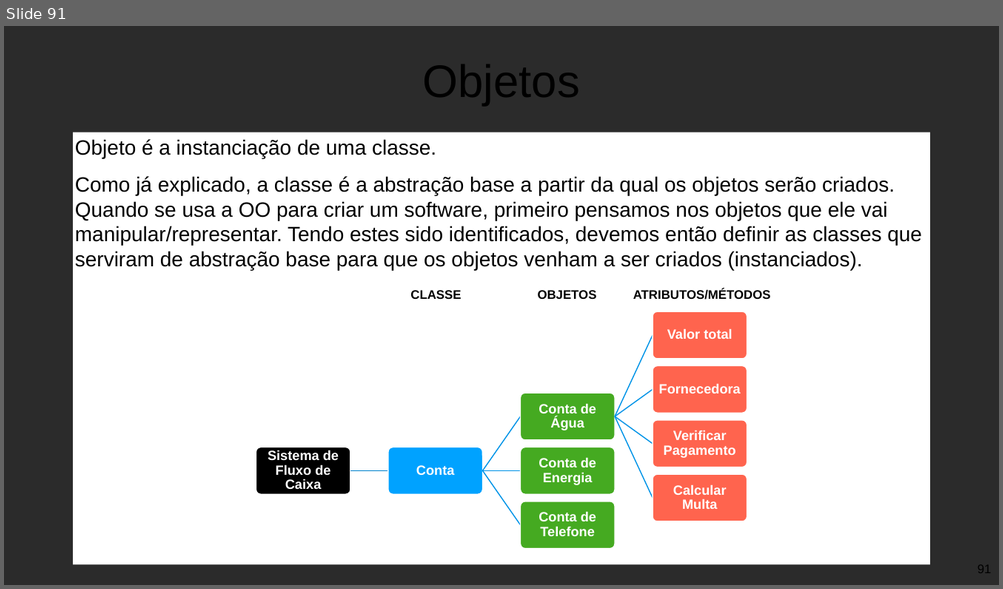
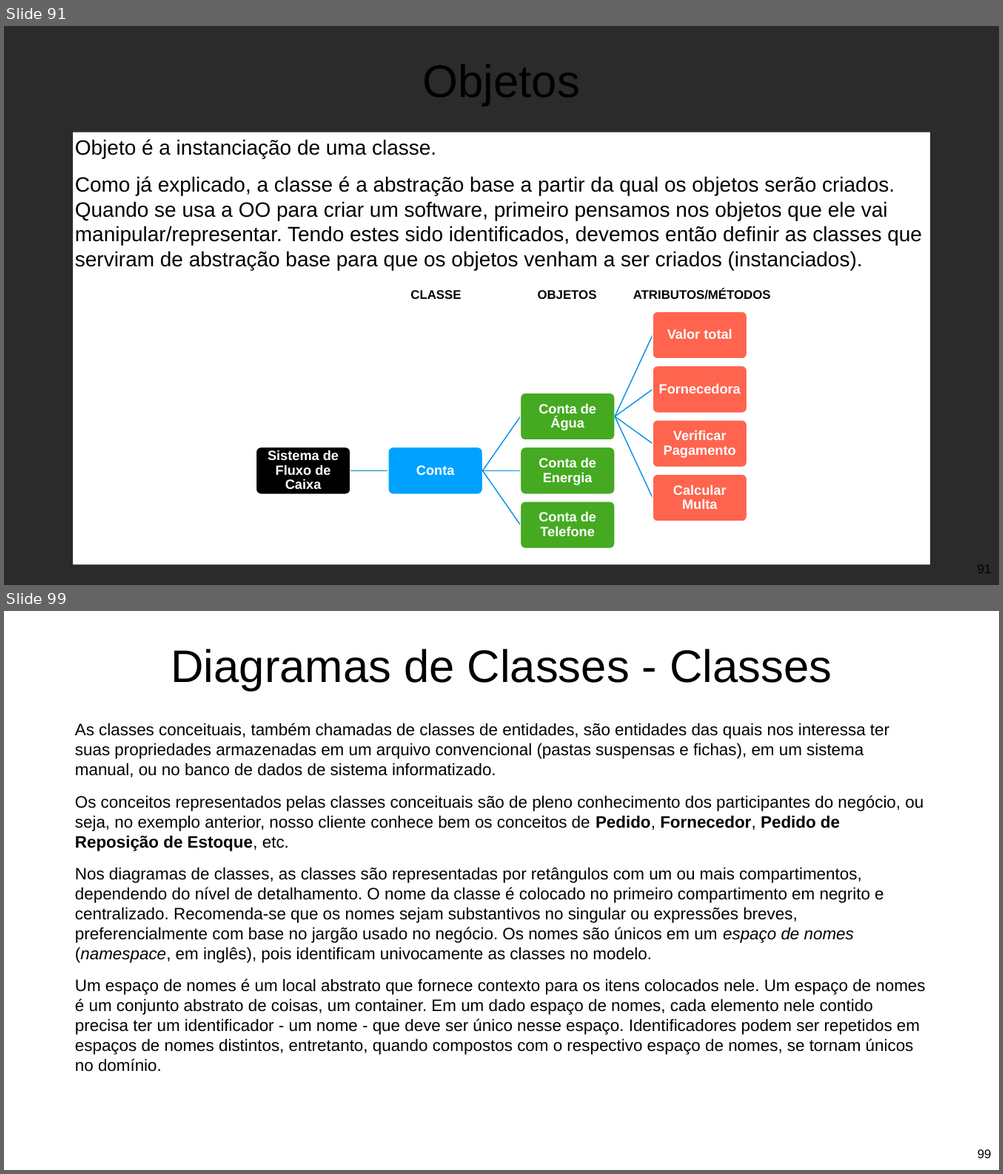
Before and after one commit to Pedrorocha13/2021.1-progoo, a slide deck: materiais/slides.pptx. Shown one above the other, each under a label of ours: slide 91 before the commit, slides 91 and 99 after it; the slides between them are not shown. The pictures are 1003x589 and 1003x1174 pixels, drawn with LibreOffice and Linux fonts; fonts in the diff are those of the drawing; background and template pictures are left out; a plain dark background stands for a picture behind light text. Boxes give left, top, right and bottom in pixels: in the first picture for what was removed or moved away, otherwise in the second. Text is boxed around its words. In the diff, an @@ line names an element or a change of style, - is before the commit and + after.

```diff
--- a/materiais/slides.pptx
+++ b/materiais/slides.pptx
@@ slide 99 added at (x1=4, y1=611, x2=999, y2=1170), background picture (left out) @@
@@ title added at (x1=170, y1=649, x2=831, y2=691), 88 pt, text #000000 @@
+Diagramas de Classes - Classes
@@ text added at (x1=75, y1=723, x2=925, y2=1072), 32 pt, text #000000 @@
+As classes conceituais, também chamadas de classes de entidades, são entidades das quais nos interessa ter suas propriedades armazenadas em um arquivo convencional (pastas suspensas e fichas), em um sistema manual, ou no banco de dados de sistema informatizado.
+Os conceitos representados pelas classes conceituais são de pleno conhecimento dos participantes do negócio, ou seja, no exemplo anterior, nosso cliente conhece bem os conceitos de Pedido, Fornecedor, Pedido de Reposição de Estoque, etc.
+Nos diagramas de classes, as classes são representadas por retângulos com um ou mais compartimentos, dependendo do nível de detalhamento. O nome da classe é colocado no primeiro compartimento em negrito e centralizado. Recomenda-se que os nomes sejam substantivos no singular ou expressões breves, preferencialmente com base no jargão usado no negócio. Os nomes são únicos em um espaço de nomes (namespace, em inglês), pois identificam univocamente as classes no modelo.
+Um espaço de nomes é um local abstrato que fornece contexto para os itens colocados nele. Um espaço de nomes é um conjunto abstrato de coisas, um container. Em um dado espaço de nomes, cada elemento nele contido precisa ter um identificador - um nome - que deve ser único nesse espaço. Identificadores podem ser repetidos em espaços de nomes distintos, entretanto, quando compostos com o respectivo espaço de nomes, se tornam únicos no domínio.
@@ page number added at (x1=977, y1=1150, x2=991, y2=1159), 24 pt, text #000000 @@
+99
```
Also in this commit, not shown: 2 slides changed, 20 other slides added, 1 other file.
